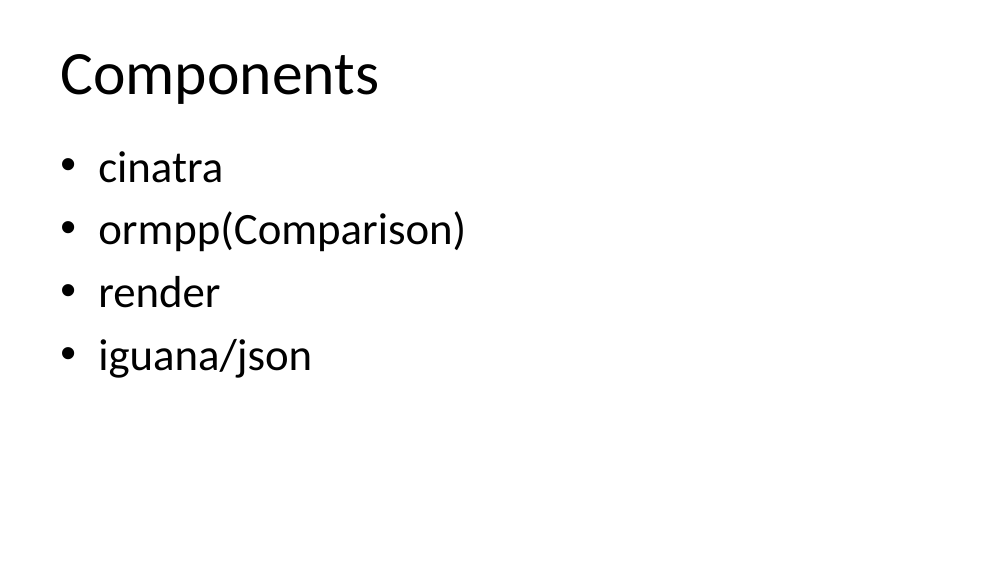
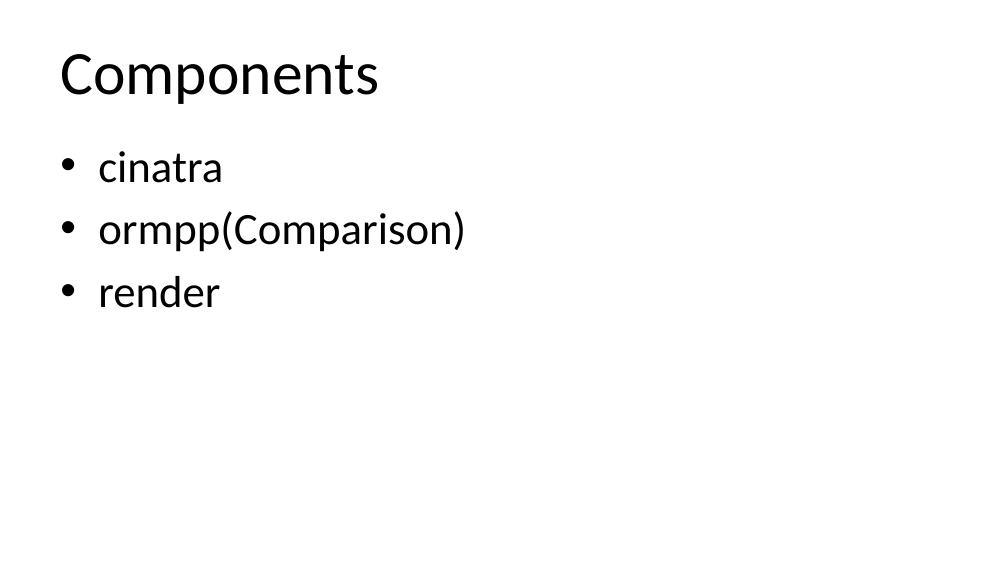
Before and after one commit to qicosmos/cppcon2018, a slide deck: slide 24 of cppcon2018.pptx (slide 26 before the commit). Drawn at 1008x567 pixels with LibreOffice and Linux fonts; fonts in the diff are those of the drawing. Boxes give left, top, right and bottom in pixels: in the first picture for what was removed or moved away, otherwise in the second. Text is boxed around its words. In the diff, an @@ line names an element or a change of style, - is before the commit and + after.

```diff
--- a/cppcon2018.pptx
+++ b/cppcon2018.pptx
@@ text at [98, 339, 312, 378]: paragraph removed @@
-• iguana/json
```
Also in this commit, not shown: 6 other slides changed, 2 slides removed.
